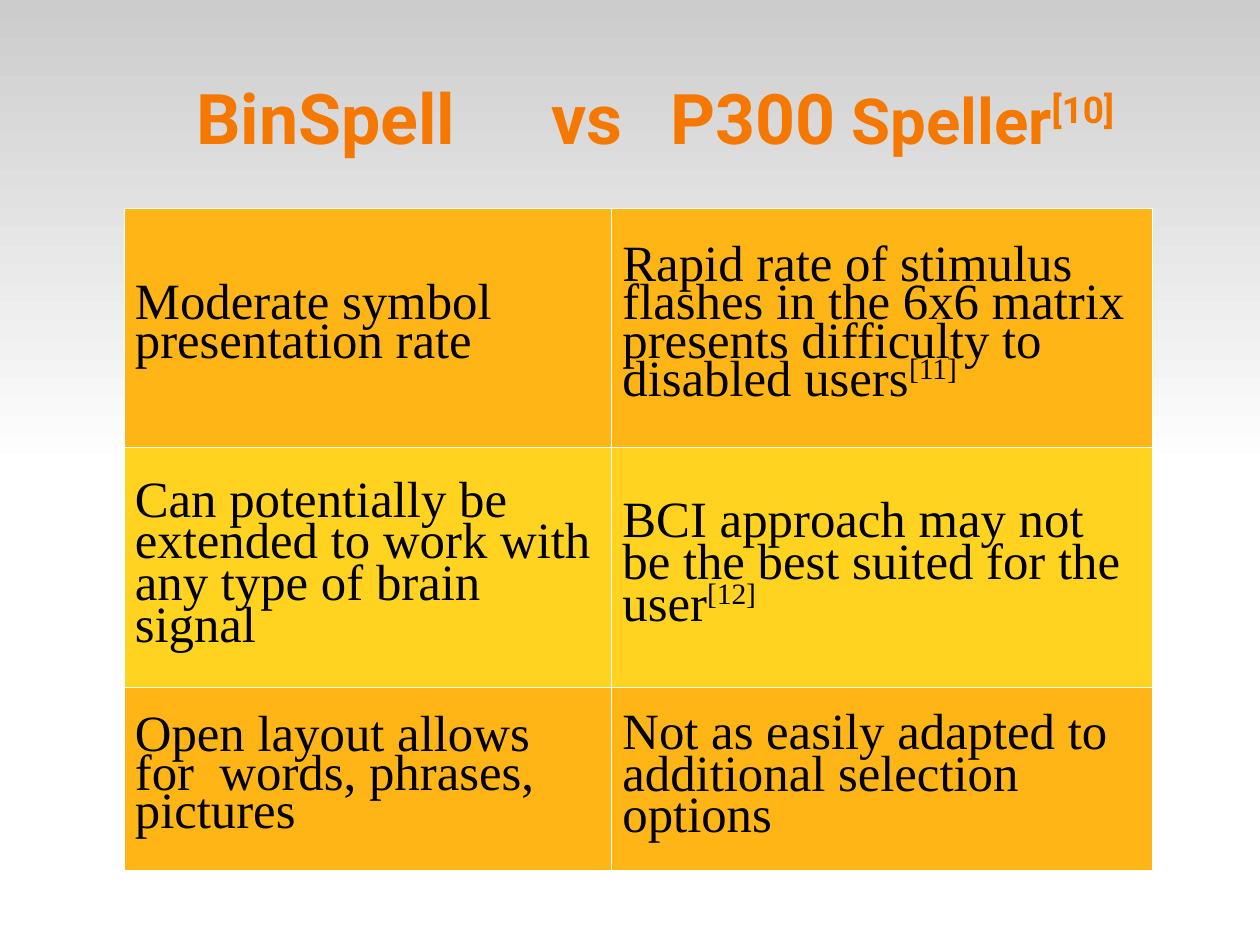
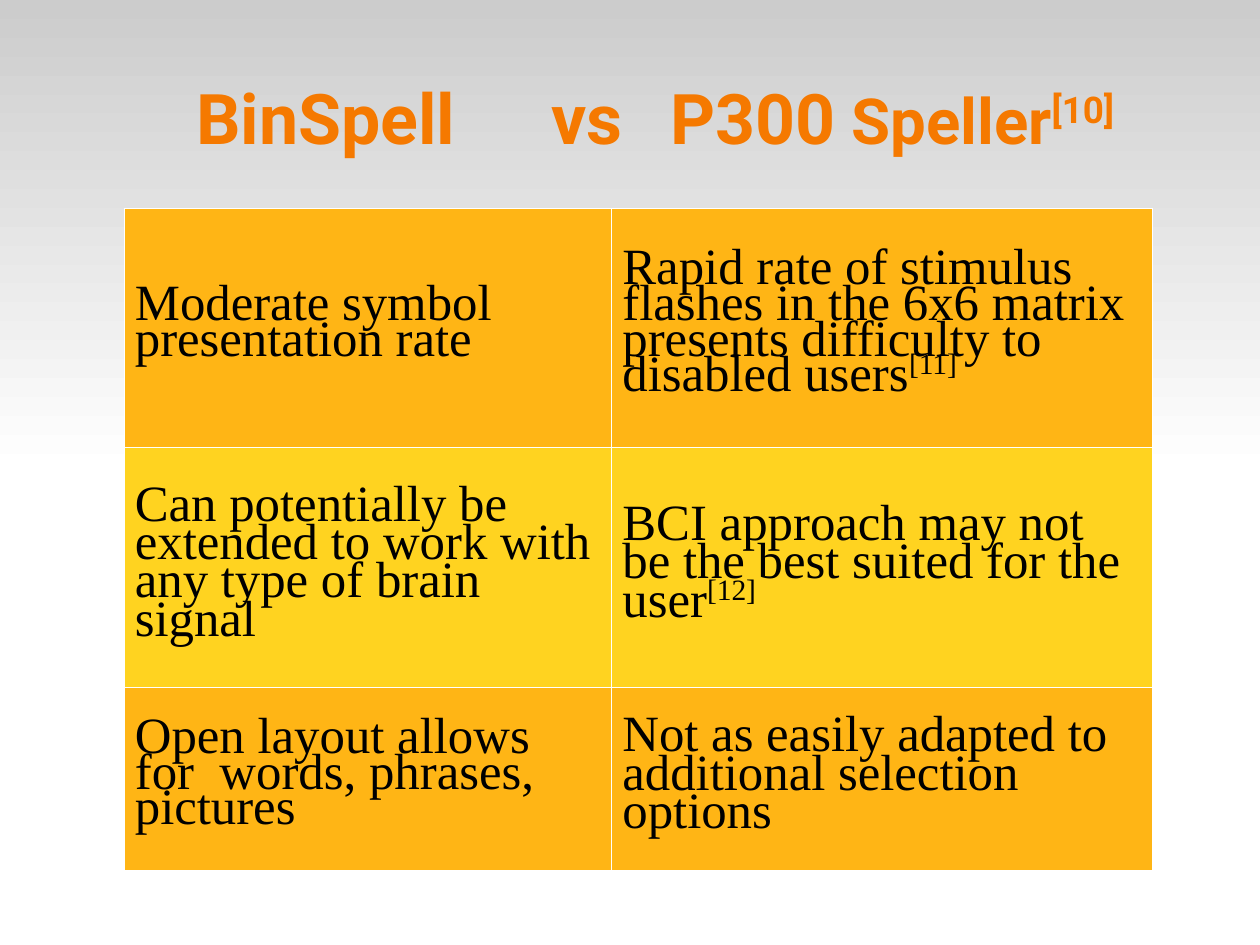
Before and after one commit to abdullah38rcc/BCI-Virtual-Keyboard, a slide deck: slide 13 of master's/docs/virtKey.ppt. Drawn at 1260x945 pixels with LibreOffice and Linux fonts; fonts in the diff are those of the drawing. Boxes give left, top, right and bottom in pixels: in the first picture for what was removed or moved away, otherwise in the second. Text is boxed around its words. In the diff, an @@ line names an element or a change of style, - is before the commit and + after.

```diff
--- a/master's/docs/virtKey.ppt
+++ b/master's/docs/virtKey.ppt
@@ table at bbox=[123, 208, 1153, 871] @@
@@ line spacing 0.68 to 0.63 @@
@@ line spacing 0.74 to 0.68 @@
```
Also in this commit, not shown: 8 other slides changed, 1 other file.
